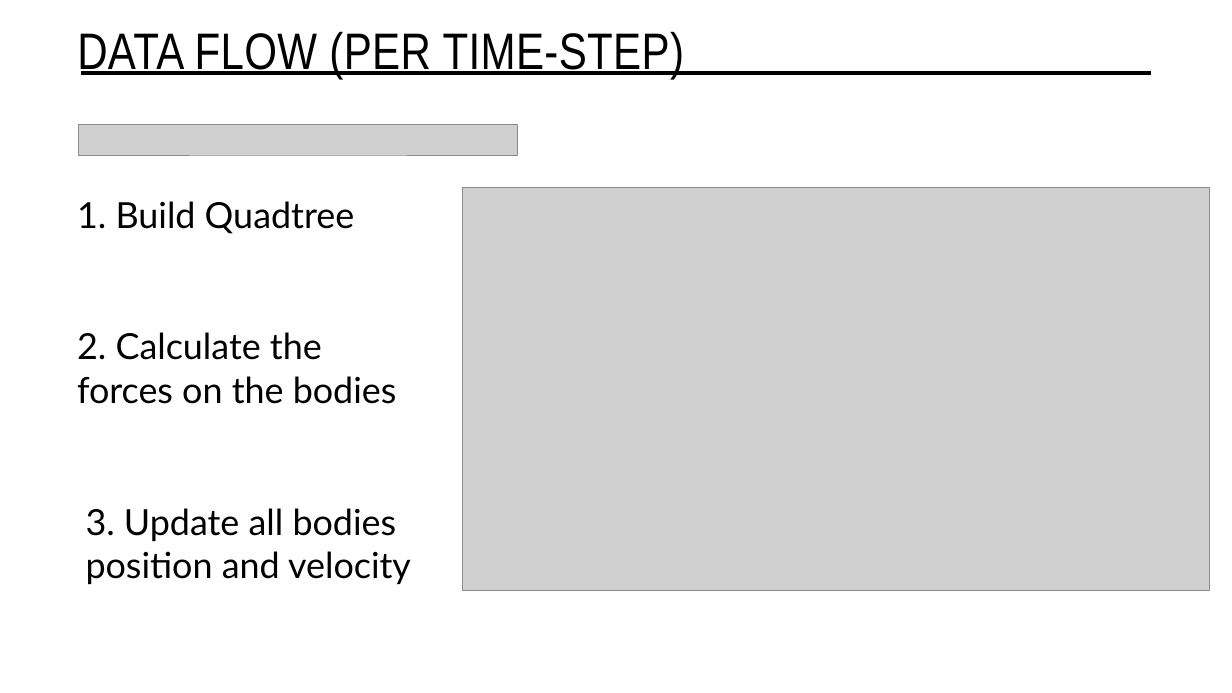
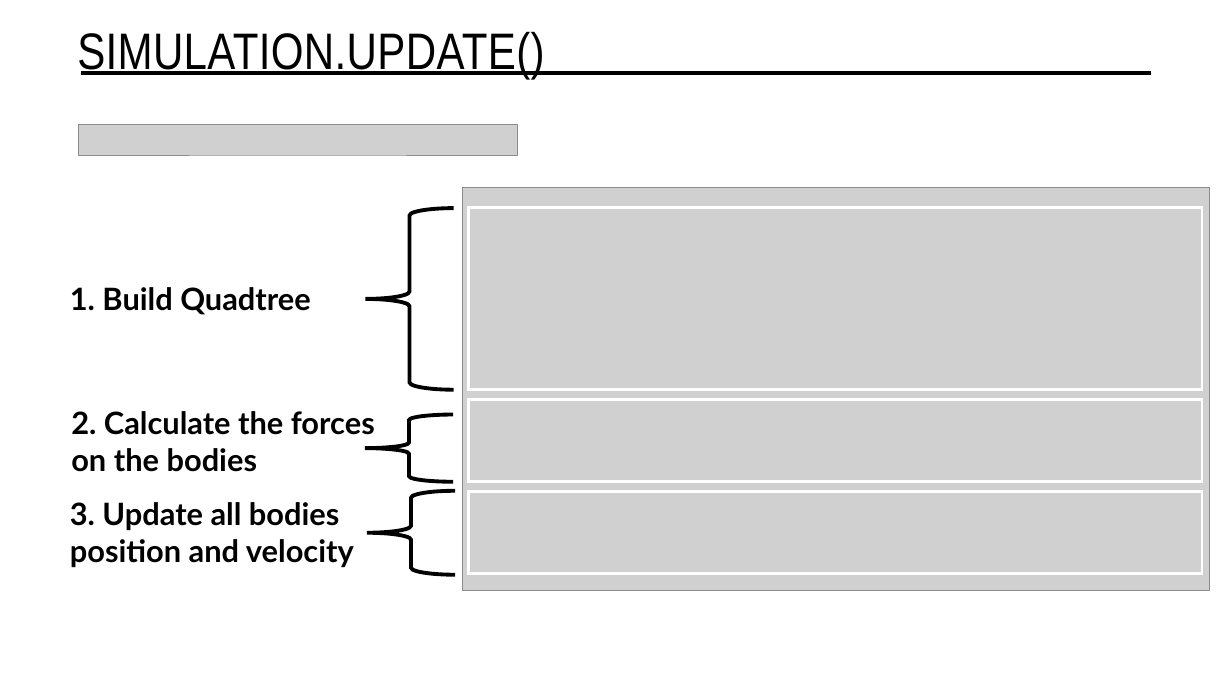
Before and after one commit to matthew9755123/N-Body_Sim, a slide deck: slide 7 of N-Body Simulator.pptx. Drawn at 1232x693 pixels with LibreOffice and Linux fonts; fonts in the diff are those of the drawing; grey boxes stand for pictures. Boxes give left, top, right and bottom in pixels: in the first picture for what was removed or moved away, otherwise in the second. Text is boxed around its words. In the diff, an @@ line names an element or a change of style, - is before the commit and + after.

```diff
--- a/N-Body Simulator.pptx
+++ b/N-Body Simulator.pptx
@@ title at [77,31,544,79]: text changed @@
-DATA FLOW (PER TIME-STEP)
+SIMULATION.UPDATE()
@@ left brace added at [365,208,454,390], outline #000000 3 pt @@
@@ rectangle added at [469,208,1202,390], outline #FFFFFF 2.25 pt @@
@@ size 28 to 24 pt, bold on in 3 elements at [70,502,354,567], [71,411,375,472], [70,287,311,315] @@
@@ text "1. Build Quadtree": place and size @@
-text "1. Build Quadtree" at [77,201,355,234]
+text "1. Build Quadtree" at [70,287,311,315]
@@ text "2. Calculate the forces on ...": place and size @@
-text "2. Calculate the forces on ..." at [77,332,397,404]
+text "2. Calculate the forces on ..." at [71,411,375,472]
@@ left brace added at [365,415,454,482], outline #000000 3 pt @@
@@ rectangle added at [469,399,1202,482], outline #FFFFFF 2.25 pt @@
@@ text "3. Update all bodies position ...": place and size @@
-text "3. Update all bodies position ..." at [86,508,411,584]
+text "3. Update all bodies position ..." at [70,502,354,567]
@@ left brace added at [367,491,456,575], outline #000000 3 pt @@
@@ rectangle added at [469,492,1202,574], outline #FFFFFF 2.25 pt @@
```
Also in this commit, not shown: 4 other slides changed, 21 other files.
